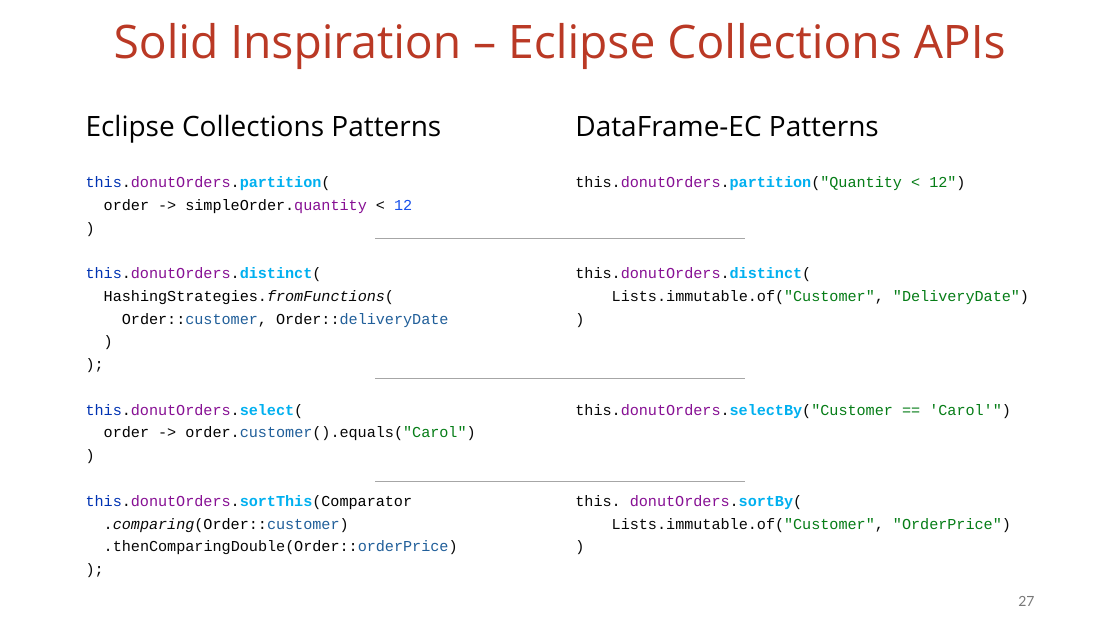
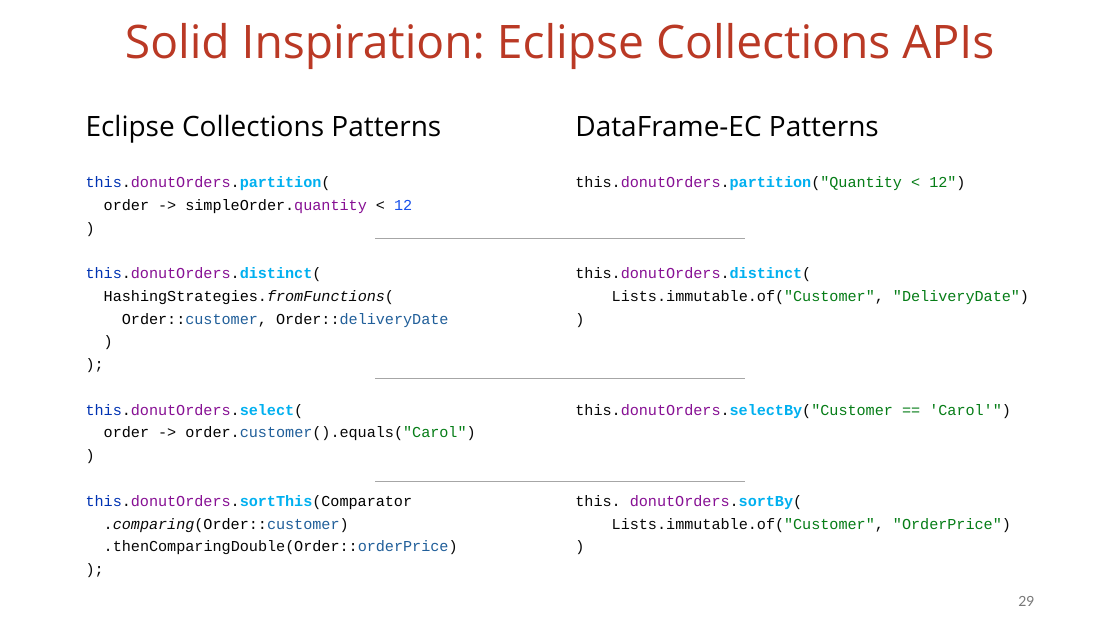
Before and after one commit to vmzakharov/missing-dataframe-talk, a slide deck: slide 29 of presentation/Missing_Dataframe_Long.pptx (slide 27 before the commit). Drawn at 1120x630 pixels with LibreOffice and Linux fonts; fonts in the diff are those of the drawing. Boxes give left, top, right and bottom in pixels: in the first picture for what was removed or moved away, otherwise in the second. Text is boxed around its words. In the diff, an @@ line names an element or a change of style, - is before the commit and + after.

```diff
--- a/presentation/Missing_Dataframe_Long.pptx
+++ b/presentation/Missing_Dataframe_Long.pptx
@@ title at box(125, 23, 994, 69): text changed @@
-Solid Inspiration – Eclipse Collections APIs
+Solid Inspiration: Eclipse Collections APIs
@@ page number at box(1018, 596, 1034, 606): text changed @@
-27
+29
```
Also in this commit, not shown: 7 other slides changed, 2 slides added, 1 slide removed, 1 other file.
